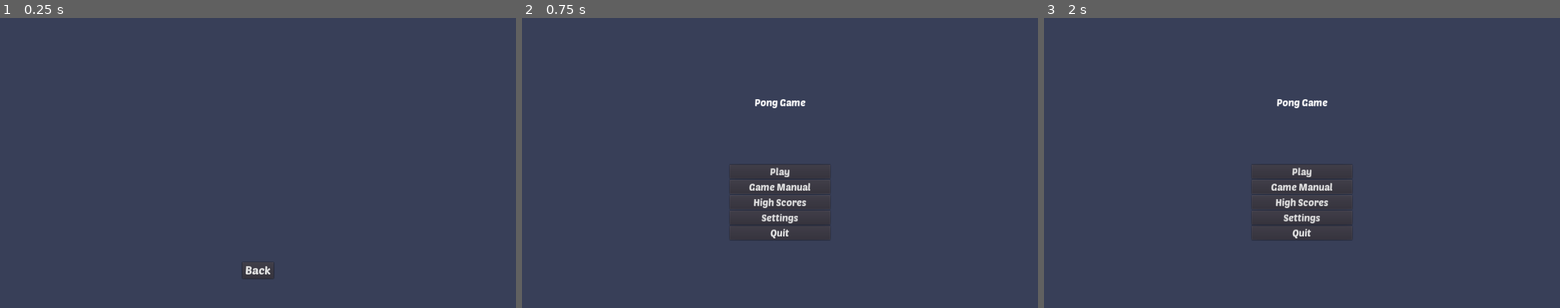
Above: before the commit, frames 1-3 (left to right).
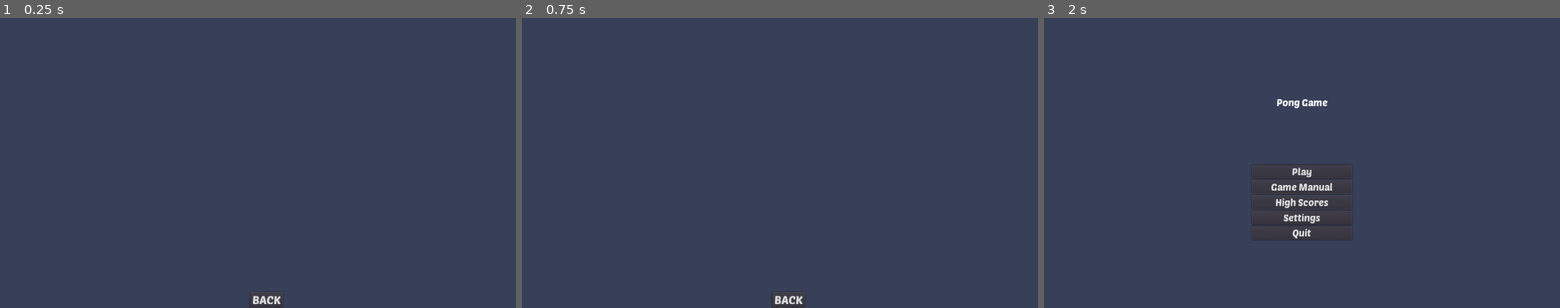
Above: after the commit, the same moments.

Repository: youssefx991/Pong-Godot
Game: Godot game, scene res://HighScoresMenu/HighScoresMenu.tscn
Two runs of this game, one before a commit and one after it. Both use one fixed random seed, a clock stepped at 60 frames per second and the inputs below. This scene is started directly instead of the project's main scene.
Inputs (mouse positions are in pixels of both pictures, inside the frame that each line leads up to):
- Up to frame 1 (0.25 s): no input
- Up to frame 2 (0.75 s): click (780, 270) at 0.5 s, where only the run before the commit has a clickable "Back"
- Up to frame 3 (2 s): click (1312, 299) at 1.25 s, where only the run after the commit has a clickable "BACK"

The runs differ from the first frame. In frame 1, 0.4% of the frame differs, in the area x 46-55%, y 84-100%; in frame 2, 2.2%, in the area x 40-60%, y 28-100%; in frame 3, nothing differs.
Error after the commit: Invalid get index 'game_status' (on base: 'Node2D (Singleton.gd)').

Commit message:
Added names to high scores without sorting

Diff:
--- a/HighScoresMenu/HighScoresMenu.gd
+++ b/HighScoresMenu/HighScoresMenu.gd
@@ -1,4 +1,5 @@
 extends Control
+
 
 func _physics_process(delta):
 	$MarginContainer/VBoxContainer/Label.text = Scores.text
@@ -7,3 +8,9 @@
 func _on_Back_pressed():
 	var out = get_tree().change_scene("res://MainMenu/MainMenu.tscn")
 	print(out)
+
+
+
+func _on_Button_pressed():
+	var out = get_tree().change_scene("res://MainMenu/MainMenu.tscn")
+	print(out)
--- a/HighScoresMenu/HighScoresMenu.tscn
+++ b/HighScoresMenu/HighScoresMenu.tscn
@@ -30,19 +30,33 @@
 
 [node name="VBoxContainer" type="VBoxContainer" parent="MarginContainer"]
 margin_right = 78.0
-margin_bottom = 403.0
+margin_bottom = 228.0
 custom_constants/separation = 325
 
 [node name="Label" type="Label" parent="MarginContainer/VBoxContainer"]
 margin_right = 78.0
 margin_bottom = 36.0
 custom_fonts/font = SubResource( 3 )
+align = 1
+valign = 1
 
-[node name="Back" type="Button" parent="MarginContainer/VBoxContainer"]
-margin_top = 361.0
-margin_right = 78.0
-margin_bottom = 403.0
+[node name="MarginContainer2" type="MarginContainer" parent="."]
+anchor_left = 0.5
+anchor_top = 1.0
+anchor_right = 0.5
+anchor_bottom = 1.0
+margin_left = -20.0
+margin_top = -40.0
+margin_right = 20.0
+
+[node name="VBoxContainer" type="VBoxContainer" parent="MarginContainer2"]
+margin_right = 87.0
+margin_bottom = 42.0
+
+[node name="BackBtn" type="Button" parent="MarginContainer2/VBoxContainer"]
+margin_right = 87.0
+margin_bottom = 42.0
 custom_fonts/font = SubResource( 3 )
-text = "Back"
+text = "BACK"
 
-[connection signal="pressed" from="MarginContainer/VBoxContainer/Back" to="." method="_on_Back_pressed"]
+[connection signal="pressed" from="MarginContainer2/VBoxContainer/BackBtn" to="." method="_on_Button_pressed"]
--- a/Level/Level.gd
+++ b/Level/Level.gd
@@ -7,7 +7,6 @@
 	PlayerScore = 0
 	OpponentScore = 0
 	reset_ball()
-	Singleton.game_status = ''
 
 func _process(delta):
 	$PlayerScore.text = str(PlayerScore)
@@ -33,10 +32,9 @@
 
 func _on_WallLeft_body_entered(body):
 	OpponentScore += 1
-	if (OpponentScore == 3):
-		Singleton.game_status = 'Game Over'
+	if (OpponentScore == 1):
 		Scores.addScore(Scores.player_score)
-		get_tree().change_scene("res://MainMenu/MainMenu.tscn")
+		get_tree().change_scene("res://LoseMenu/LoseMenu.tscn")
 	else:
 		reset_ball()
 
--- a/LoseMenu/LoseMenu.gd
+++ b/LoseMenu/LoseMenu.gd
@@ -6,5 +6,5 @@
 	if ($MarginContainer/VBoxContainer/LineEdit.text == ''):
 		$MarginContainer/VBoxContainer/Label.text = "Do not leave it empty"
 	else:
-		print($MarginContainer/VBoxContainer/LineEdit.text)
-		$MarginContainer/VBoxContainer/Label.text = "Enter your name LOSER"
+		Singleton.add_player($MarginContainer/VBoxContainer/LineEdit.text)
+		get_tree().change_scene("res://MainMenu/MainMenu.tscn")
--- a/LoseMenu/LoseMenu.tscn
+++ b/LoseMenu/LoseMenu.tscn
@@ -30,25 +30,26 @@
 
 [node name="VBoxContainer" type="VBoxContainer" parent="MarginContainer"]
 margin_right = 273.0
-margin_bottom = 130.0
+margin_bottom = 163.0
 custom_constants/separation = 20
 
 [node name="Label" type="Label" parent="MarginContainer/VBoxContainer"]
 margin_right = 273.0
-margin_bottom = 30.0
+margin_bottom = 63.0
 custom_fonts/font = SubResource( 3 )
-text = "Enter Your Name LOSER"
+text = "             Game Over
+       Enter Your Name "
 
 [node name="LineEdit" type="LineEdit" parent="MarginContainer/VBoxContainer"]
-margin_top = 50.0
+margin_top = 83.0
 margin_right = 273.0
-margin_bottom = 74.0
+margin_bottom = 107.0
 caret_blink = true
 
 [node name="AddBtn" type="Button" parent="MarginContainer/VBoxContainer"]
-margin_top = 94.0
+margin_top = 127.0
 margin_right = 273.0
-margin_bottom = 130.0
+margin_bottom = 163.0
 custom_fonts/font = SubResource( 3 )
 text = "Add"
 
--- a/PauseMenu/PauseMenu.gd
+++ b/PauseMenu/PauseMenu.gd
@@ -22,7 +22,6 @@
 
 func _on_Main_pressed():
 	self.is_paused = false
-	Scores.addScore(Scores.player_score)
 	var out = get_tree().change_scene("res://MainMenu/MainMenu.tscn")
 	print(out)
 
--- a/Scores/Scores.gd
+++ b/Scores/Scores.gd
@@ -7,12 +7,10 @@
 var text = " "
 # Function to add a score to the array and maintain sorting order
 func addScore(score):
-	# Check if the score is not already in the array
-	if highScores.find(score) == -1:
-		# Add the score to the array
-		highScores.append(score)
-		# Sort the array in reverse order
-		highScores.sort_custom(self, "_sortScores")
+	# Add the score to the array
+	highScores.append(score)
+	# Sort the array in reverse order
+	#highScores.sort_custom(self, "_sortScores")
 
 # Custom sorting function to sort in reverse order
 func _sortScores(a, b):
@@ -23,4 +21,4 @@
 	text = ''
 	for i in range(highScores.size()):
 		print("Score ", i + 1, ": ", highScores[i])
-		text += "Score " + str(i + 1) + ": " + str(highScores[i]) + "\n"
+		text += Singleton.player_names[i] + ": " + str(highScores[i]) + "\n"
--- a/Singleton/Singleton.gd
+++ b/Singleton/Singleton.gd
@@ -1,18 +1,19 @@
 extends Node2D
+
 var value
 var difficulty
 var ball_acceleration
-var game_status
 var is_easy
 var is_hard
+var player_names = []
 
 func _ready():
 	value = 150
 	difficulty = "Easy"
 	ball_acceleration = 0.1
-	game_status = " "
 	is_easy = true
 	is_hard = false
+
 
 func set_hard():
 	value = 35
@@ -25,3 +26,6 @@
 	difficulty = "Easy"
 	is_easy = true
 	is_hard = false
+
+func add_player(var player_name):
+	player_names.append(player_name)
